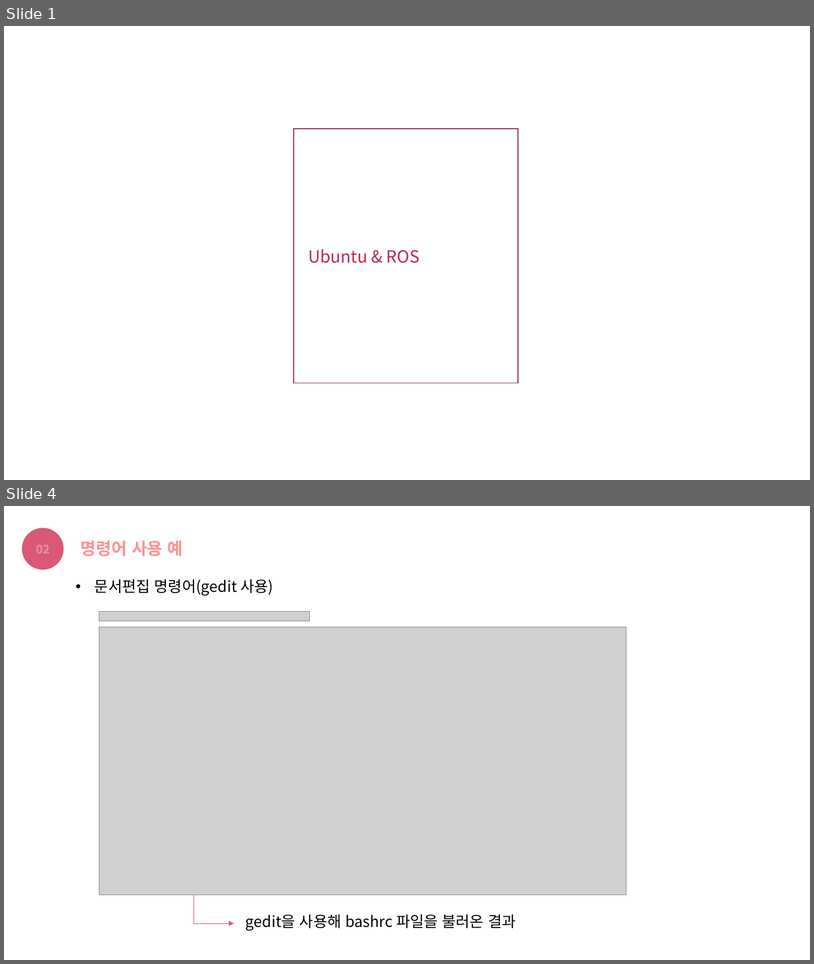
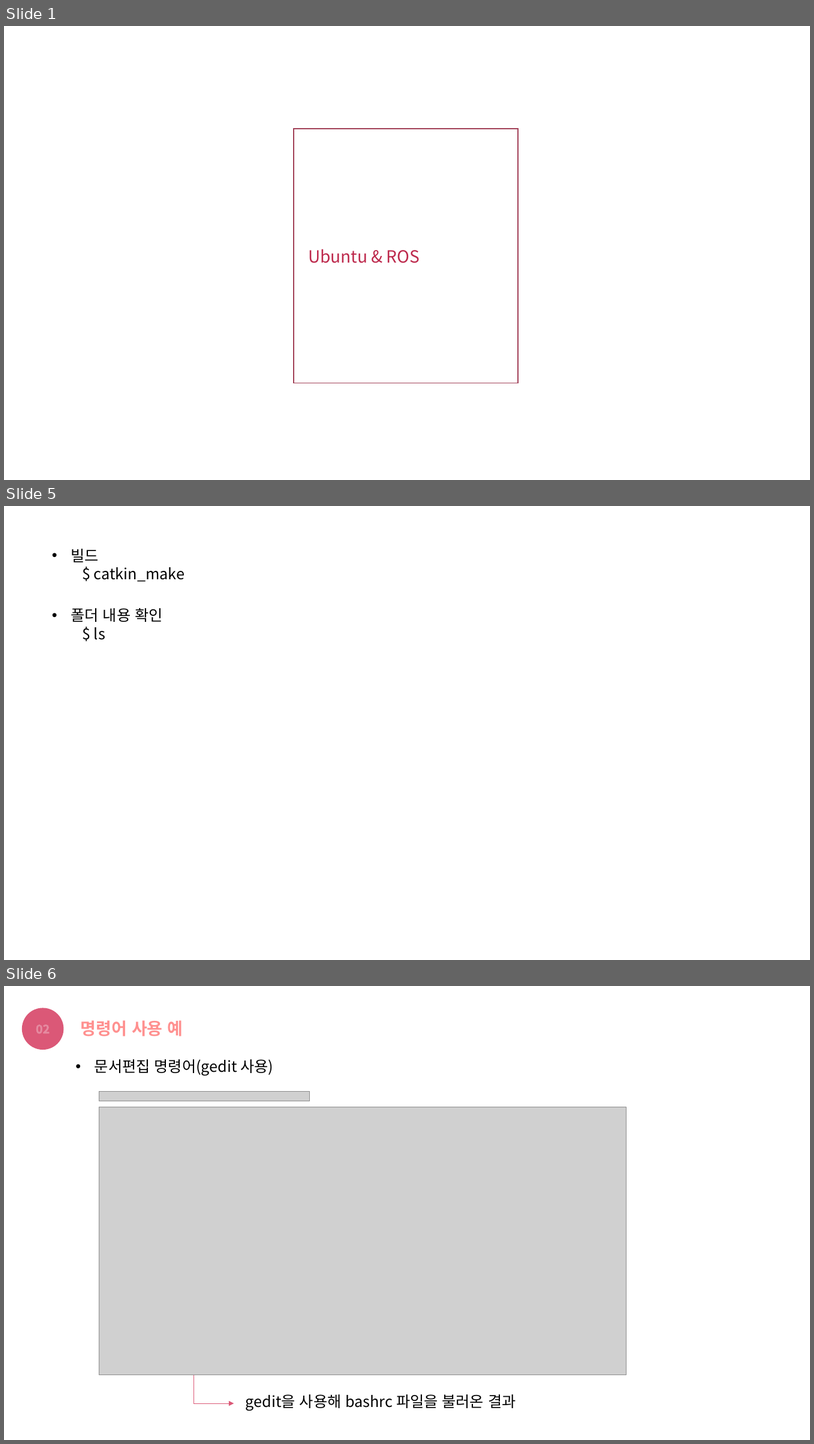
Before and after one commit to choeunyoung0208/silverzero, a slide deck: Turtlebot/Ubuntu & ROS.pptx. Shown one above the other, each under a label of ours: slides 1 and 4 before the commit, slides 1, 5 and 6 after it; the slides between them are not shown. The pictures are 814x964 and 814x1444 pixels, drawn with LibreOffice and Linux fonts; fonts in the diff are those of the drawing; grey boxes stand for pictures. Boxes give left, top, right and bottom in pixels: in the first picture for what was removed or moved away, otherwise in the second. Text is boxed around its words. In the diff, an @@ line names an element or a change of style, - is before the commit and + after.

```diff
--- a/Turtlebot/Ubuntu & ROS.pptx
+++ b/Turtlebot/Ubuntu & ROS.pptx
@@ slide 5 added at (4,506,810,960), background #FFFFFF @@
@@ text added at (71,549,185,582), 18 pt, text #000000 @@
+• 빌드
+  $ catkin_make
@@ text added at (71,608,162,640), 18 pt, text #000000 @@
+• 폴더 내용 확인
+  $ ls
@@ what was slide 4 is now slide 6 @@
```
Also in this commit, not shown: 3 slides changed, 3 other slides added, 1 other file.
